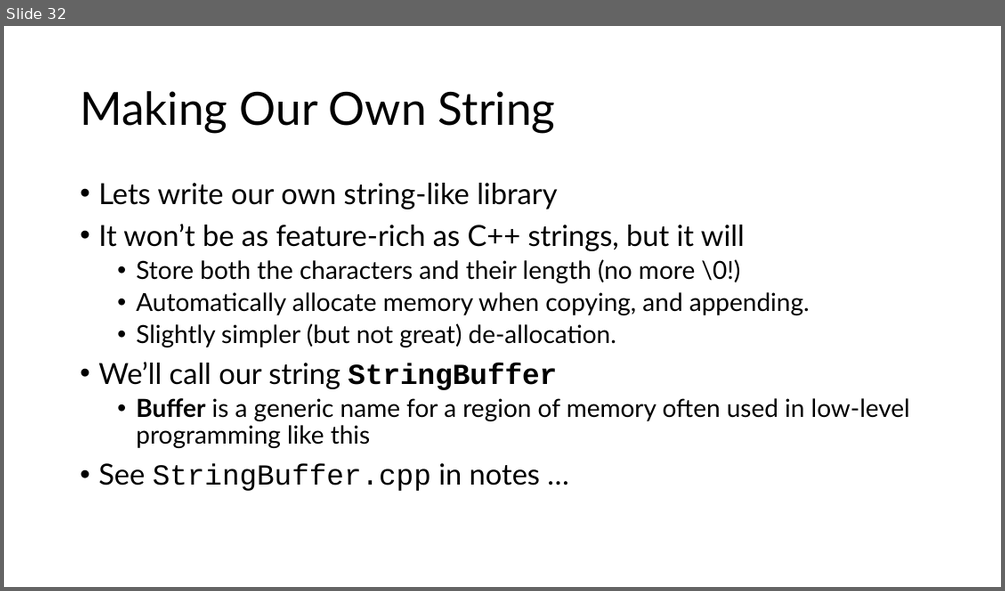
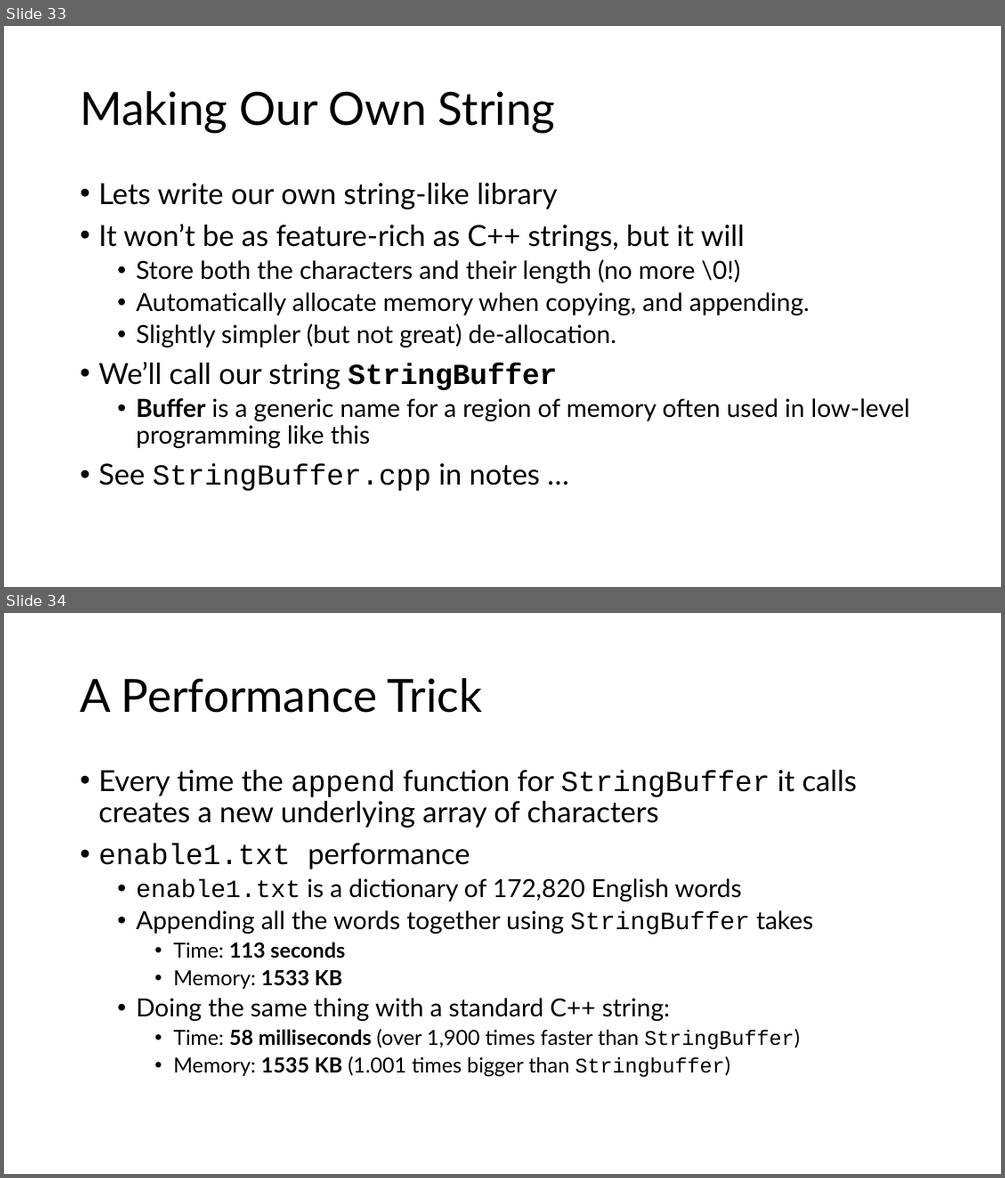
Before and after one commit to tjd1234/cmpt125spring2026, a slide deck: notes/week4/week4.pptx. Shown one above the other, each under a label of ours: slide 32 before the commit, slides 33 and 34 after it. The pictures are 1005x591 and 1005x1178 pixels, drawn with LibreOffice and Linux fonts; fonts in the diff are those of the drawing. Boxes give left, top, right and bottom in pixels: in the first picture for what was removed or moved away, otherwise in the second. Text is boxed around its words. In the diff, an @@ line names an element or a change of style, - is before the commit and + after.

```diff
--- a/notes/week4/week4.pptx
+++ b/notes/week4/week4.pptx
@@ slide 34 added at box(4, 613, 1001, 1174), background #FFFFFF @@
@@ title added at box(80, 678, 482, 713), 44 pt, text #000000 @@
+A Performance Trick
@@ text added at box(98, 770, 857, 1077), 24 pt, text #000000 @@
+• Every time the append function for StringBuffer it calls creates a new underlying array of characters
+• enable1.txt performance
+  • enable1.txt is a dictionary of 172,820 English words
+  • Appending all the words together using StringBuffer takes
+    • Time: 113 seconds
+    • Memory: 1533 KB
+  • Doing the same thing with a standard C++ string:
+    • Time: 58 milliseconds (over 1,900 times faster than StringBuffer)
+    • Memory: 1535 KB (1.001 times bigger than Stringbuffer)
@@ what was slide 32 is now slide 33 @@
```
Also in this commit, not shown: 15 slides changed, 8 other slides added, 8 other files.
